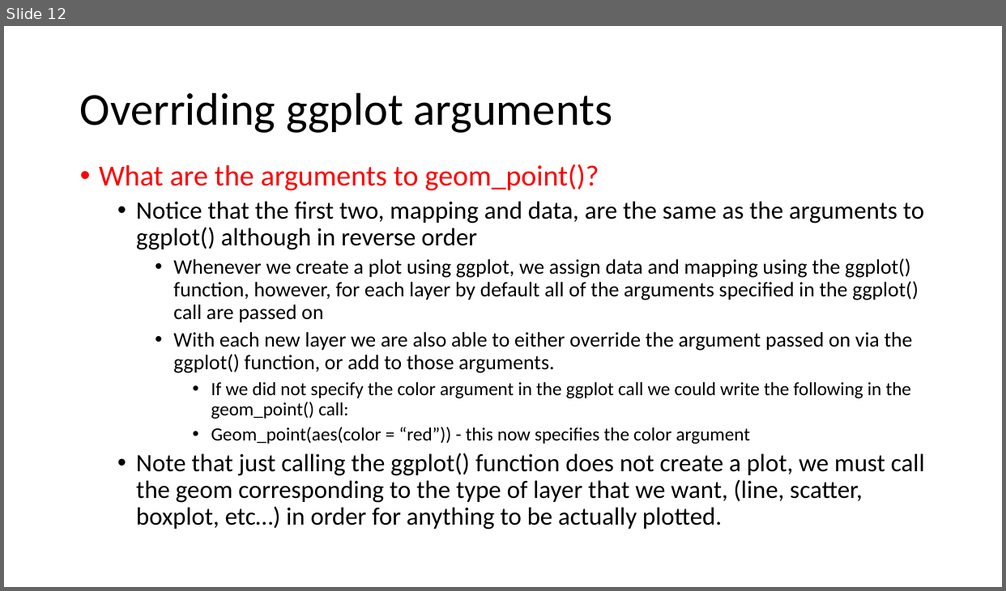
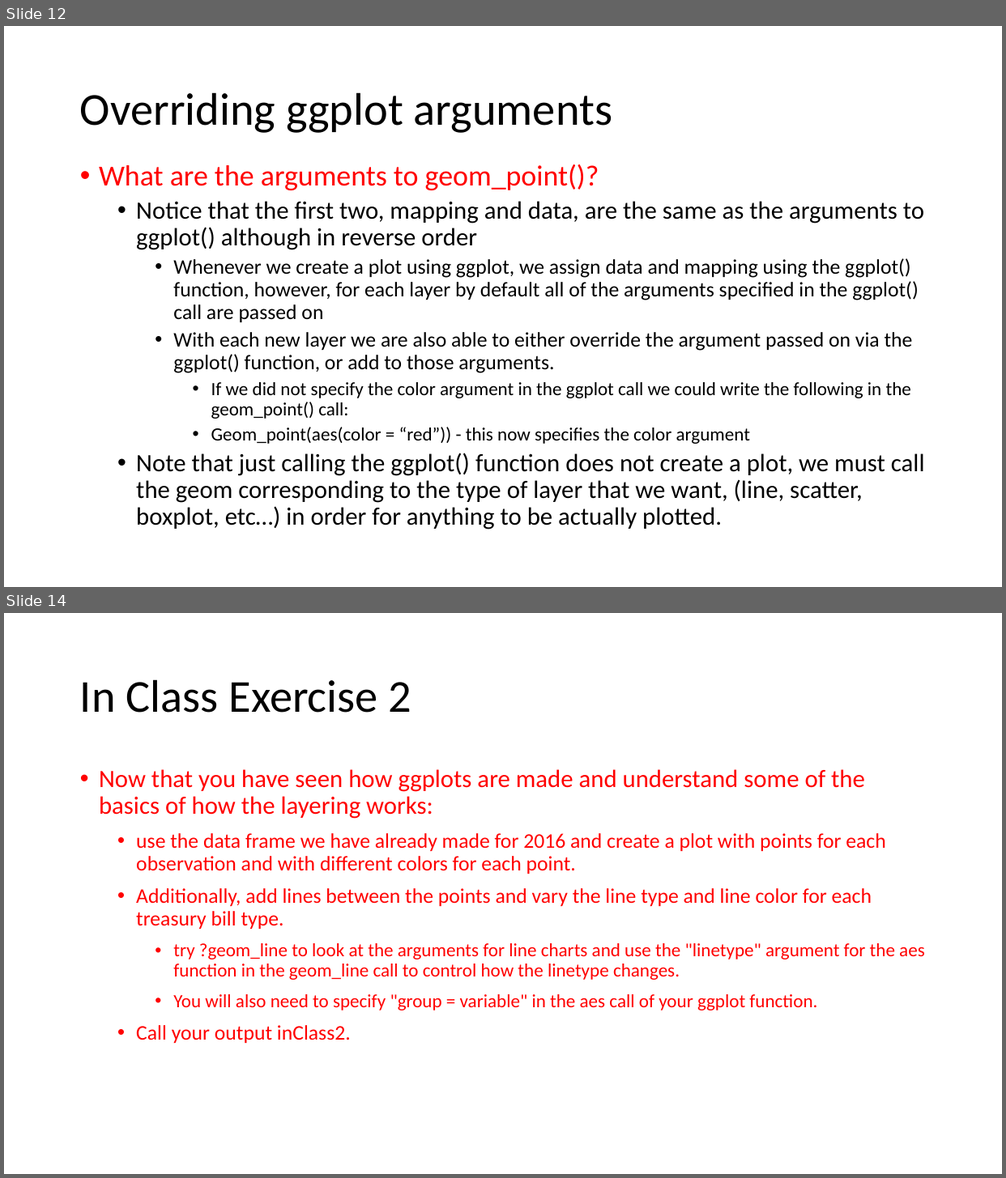
Before and after one commit to wampeh1/Ecog314_Spring2017, a slide deck: lecture7/GGPlot2_lecture.pptx. Shown one above the other, each under a label of ours: slide 12 before the commit, slides 12 and 14 after it; the slides between them are not shown. The pictures are 1006x591 and 1006x1178 pixels, drawn with LibreOffice and Linux fonts; fonts in the diff are those of the drawing. Boxes give left, top, right and bottom in pixels: in the first picture for what was removed or moved away, otherwise in the second. Text is boxed around its words. In the diff, an @@ line names an element or a change of style, - is before the commit and + after.

```diff
--- a/lecture7/GGPlot2_lecture.pptx
+++ b/lecture7/GGPlot2_lecture.pptx
@@ slide 14 added at (4, 613, 1002, 1174), background #FFFFFF @@
@@ title added at (80, 679, 412, 713), 44 pt, text #000000 @@
+In Class Exercise 2
@@ text added at (99, 769, 925, 1043), 20 pt, text #FF0000 @@
+  • Now that you have seen how ggplots are made and understand some of the basics of how the layering works:
+    • use the data frame we have already made for 2016 and create a plot with points for each observation and with different colors for each point.
+    • Additionally, add lines between the points and vary the line type and line color for each treasury bill type.
+      • try ?geom_line to look at the arguments for line charts and use the "linetype" argument for the aes function in the geom_line call to control how the linetype changes.
+      • You will also need to specify "group = variable" in the aes call of your ggplot function.
+    • Call your output inClass2.
```
Also in this commit, not shown: 7 slides changed, 3 other slides added.
